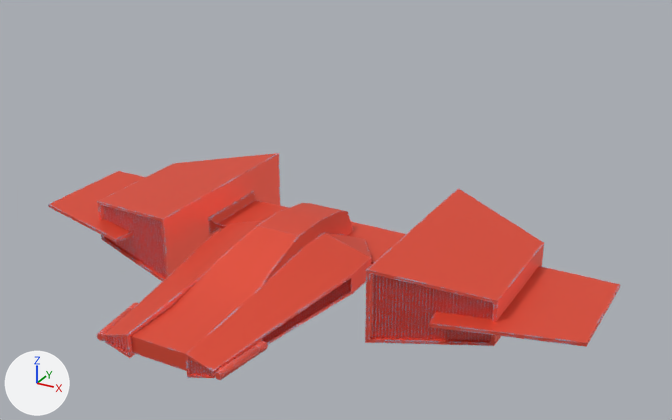
Before and after pictures for a commit that changed the Blender file Assets/Spaceship.blend.
Camera for both pictures: a camera (50 mm lens) standing at (11.78, -16.32, 11.07) and looking at (1.36, 2.63, 1.6). The axes (+X, +Y, +Z) are drawn at lower left. The lights are the same throughout.
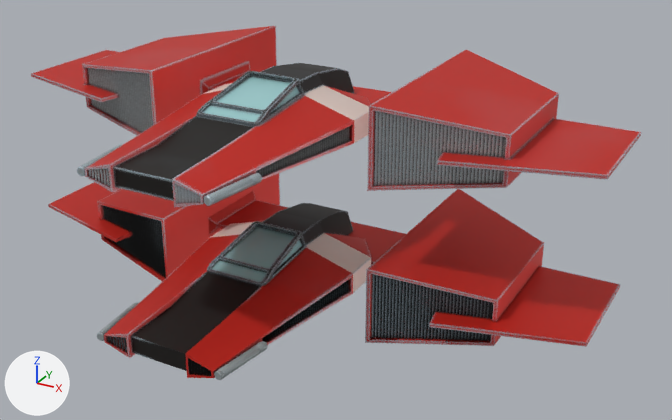
Where the newer file only moved an object's origin or applied its transform, the numbers keep the older frame.

Where the change shows, as pixel boxes (x1, y1, x2, y2) in the pictures (672 x 420 px; the box of a moved part takes in the faces that stretch with it):
'Combined', added: after (31, 26, 641, 207)
'Cube', recoloured, rescaled: (104, 203, 371, 378) in both
'Cube.001', recoloured, rescaled: before (97, 153, 544, 346); after (97, 173, 544, 346)
'Plane.002', recoloured: (48, 171, 620, 347) in both
'Filter', recoloured, rescaled (red to black): (103, 206, 493, 341) in both
'Plane.003', recoloured: (208, 191, 406, 265) in both
'Cube.002', added: after (207, 221, 307, 286)
'Cylinder', recoloured (red to grey): (97, 303, 268, 380) in both
'SideFilter', recoloured, rescaled (red to black): (262, 280, 348, 343) in both
'FrontFilter', recoloured, rescaled (red to black): (108, 336, 211, 376) in both
part 2 of me_plane, rebuilt: (188, 358, 192, 374) in both
part 3 of me_plane, rebuilt: (124, 337, 195, 375) in both
part 4 of me_plane, rebuilt: (121, 337, 198, 375) in both
part 5 of me_plane, rebuilt: (118, 337, 201, 375) in both
part 6 of me_plane, rebuilt: (116, 337, 204, 375) in both
part 7 of me_plane, rebuilt: (113, 337, 207, 376) in both
part 8 of me_plane_002, deleted (red): before (103, 206, 493, 341)
part 9 of me_plane_002, added (black): after (103, 206, 493, 341)
part 10 of me_cube_002, moved or reshaped: before (97, 153, 544, 346); after (97, 173, 544, 346)
part 12 of me_plane_006, built on: before (48, 171, 620, 347); after (48, 182, 620, 347)

Edits to the bpy script that builds the scene:
```text
Change mat_main:
    remove # nodes: AmbientOcclusion, Bevel, BsdfPrincipled, Bump, FloatCurve x2, Math x2, NewGeometry, OutputMaterial, TexNoise, ValToRGB, VectorMath
    remove # colours: red #ff5a42, blue #98dcff
    nodes: AmbientOcclusion x2, Bevel, BsdfPrincipled, FloatCurve x2, Math x2, Mix, NewGeometry, OutputMaterial, TexNoise, VectorMath, VertexColor
    colours: light grey #bdd1dd
Change me_cube_001:
    used by ob_cube; location = (0.0, 0.0, 0.0); scale = (1.0, 1.0, 0.3)
    remove me_cube_001.from_pydata(...)  # 118 vertices, 116 faces; spans x -2.19..2.19, y -3.0..4.68, z -1.53..3.26
    add me_cube_001.from_pydata(...)  # 134 vertices, 132 faces; spans x -2.19..2.19, y -3.0..4.68, z -0.46..0.98
    me_cube_001 part 1: 118 vertices removed from x -2.19..2.19, y -3.0..4.68, z -1.53..3.26; 134 vertices added at x -2.19..2.19, y -3.0..4.68, z -0.46..0.98
Change me_plane:
    used by ob_frontfilter; location = (0.88, -3.0, -0.01); rotation_euler = (1.571, 0.0, 0.0), in degrees (90, 0, 0); scale = (1.0, 1.4, 1.0)
    remove me_plane.from_pydata(...)  # 48 vertices, 40 faces; spans x -0.04..0.6, y -0.172..0.194, z -0.093..-0.013
    add me_plane.from_pydata(...)  # 48 vertices, 16 faces; spans x -0.04..0.6, y -0.241..0.272, z -0.093..-0.013
    me_plane part 2: the loose piece of 6 vertices spanning x -0.04..0.04, y -0.172..0.194, z -0.093..-0.013 is rebuilt with 6 vertices and now spans x -0.04..0.04, y -0.241..0.272, z -0.093..-0.013
    me_plane part 3: the loose piece of 6 vertices spanning x 0.04..0.12, y -0.155..0.177, z -0.093..-0.013 is rebuilt with 6 vertices and now spans x 0.04..0.12, y -0.217..0.248, z -0.093..-0.013
    me_plane part 4: the loose piece of 6 vertices spanning x 0.12..0.2, y -0.137..0.16, z -0.093..-0.013 is rebuilt with 6 vertices and now spans x 0.12..0.2, y -0.192..0.224, z -0.093..-0.013
    me_plane part 5: the loose piece of 6 vertices spanning x 0.2..0.28, y -0.12..0.143, z -0.093..-0.013 is rebuilt with 6 vertices and now spans x 0.2..0.28, y -0.168..0.2, z -0.093..-0.013
    me_plane part 6: the loose piece of 6 vertices spanning x 0.28..0.36, y -0.103..0.126, z -0.093..-0.013 is rebuilt with 6 vertices and now spans x 0.28..0.36, y -0.144..0.177, z -0.093..-0.013
    me_plane part 7: the loose piece of 6 vertices spanning x 0.36..0.44, y -0.086..0.109, z -0.093..-0.013 is rebuilt with 6 vertices and now spans x 0.36..0.44, y -0.12..0.153, z -0.093..-0.013
Change me_plane_002:
    used by ob_filter; location = (3.15, 1.28, 0.0); rotation_euler = (1.571, 0.0, 0.246), in degrees (90, 0, 14); scale = (1.0, -4.91, 1.0)
    remove me_plane_002.from_pydata(...)  # 216 vertices, 180 faces; spans x -0.04..2.84, y -0.19..0.19, z -0.04..0.04
    add me_plane_002.from_pydata(...)  # 146 vertices, 72 faces; spans x -0.04..2.84, y -0.92..0.92, z -0.04..0.04
    me_plane_002 part 8: 216 vertices removed from x -0.04..2.84, y -0.19..0.19, z -0.04..0.04
    me_plane_002 part 9: 146 vertices added at x -0.04..2.84, y -0.92..0.92, z -0.04..0.04
Change me_cube_002:
    used by ob_cube_001; location = (4.0, 3.12, 0.0); scale = (1.5, 1.5, 1.0)
    remove me_cube_002.from_pydata(...)  # 24 vertices, 22 faces; spans x -0.67..1.33, y -1.33..2.49, z -1.0..1.0
    add me_cube_002.from_pydata(...)  # 24 vertices, 22 faces; spans x -1.0..2.0, y -2.0..3.74, z -1.0..1.0
    me_cube_002 part 10: the whole mesh is scaled about the mesh origin by (1.5, 1.5, 1)
    me_cube_002 part 11: vertex colours changed
Change me_plane_006:
    verts and faces of me_plane_006; kept vertices keep their numbers, new ones are numbered from 4
    remove me_plane_006.from_pydata(...)  # 4 vertices, 1 face; spans x -1.99..2.08, y -0.77..3.27, z 0.0
    add me_plane_006.from_pydata(...)  # 8 vertices, 6 faces; spans x -1.99..2.08, y -0.77..3.27, z -0.05..0.05
    me_plane_006 part 12
    add delete_vertices([*range(0, 4)])  # with the faces that use them
    add verts[4] = (-1.32, -0.77, -0.05)  # pixel (429, 327)
    add verts[5] = (2.08, 0.14, -0.05)  # pixel (586, 346)
    add verts[6] = (-1.99, 3.27, -0.05)
    add verts[7] = (2.08, 3.27, -0.05)  # pixel (619, 287)
    add for new, old in zip([*range(8, 12)], [*range(4, 8)]): verts[new] = verts[old] + (0.0, 0.0, 0.1)
    add faces += [(8, 9, 11, 10), (4, 6, 7, 5), (4, 8, 10, 6), (4, 5, 9, 8), (5, 7, 11, 9), (6, 10, 11, 7)]
Change me_cylinder:
    where me_cylinder.from_pydata(...)  # 514 vertices, 512 faces; spans x -0.11..0.11, y -0.11..0.11, z -0.78..0.78
    used by ob_cylinder; location = (1.71, -2.23, 0.0); rotation_euler = (1.571, 0.0, -0.128), in degrees (90, 0, -7.3)
    me_cylinder part 13: vertex colours changed
Change ob_cube:
    ob_cube.scale: (1.0, 1.0, 0.3) -> (1.0, 1.0, 1.0)
    remove _m = ob_cube.modifiers.new('Mirror', 'MIRROR')
    remove _m.use_bisect_axis = (True, False, False)
Change ob_frontfilter:
    ob_frontfilter.scale: (1.0, 1.4, 1.0) -> (1.0, 1.0, 1.0)
Change ob_sidefilter:
    ob_sidefilter.scale: (1.0, 1.21, 1.0) -> (1.0, 1.0, 1.0)
Change ob_filter:
    ob_filter.scale: (1.0, -4.91, 1.0) -> (1.0, 1.0, 1.0)
Change ob_cube_001:
    ob_cube_001.scale: (1.5, 1.5, 1.0) -> (1.0, 1.0, 1.0)
Change ob_plane_002:
    remove _m = ob_plane_002.modifiers.new('Solidify', 'SOLIDIFY')
    remove _m.thickness = 0.096
    remove _m.offset = 0.0
Add ob_combined:
    ob_combined = bpy.data.objects.new('Combined', me_plane_011)  # 5554 vertices, 4824 faces; spans x -8.1..8.1, y -3.0..7.2, z -1.0..1.1
    ob_combined.location = (0.0, 0.0, 4.0)
Add ob_cube_002:
    ob_cube_002 = bpy.data.objects.new('Cube.002', me_cube_003)  # 508 vertices, 520 faces; spans x -0.84..0.84, y -0.05..2.06, z 0.47..1.08
    ob_cube_002.location = (0.0, 0.0, 0.0)
```
